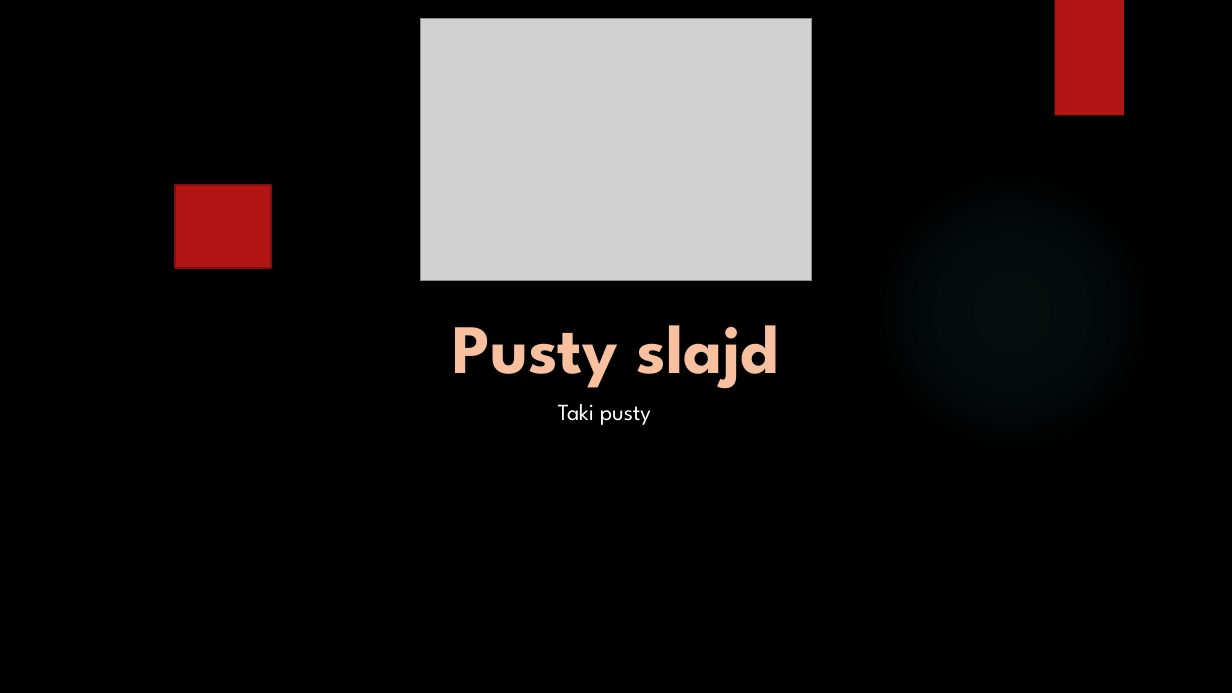
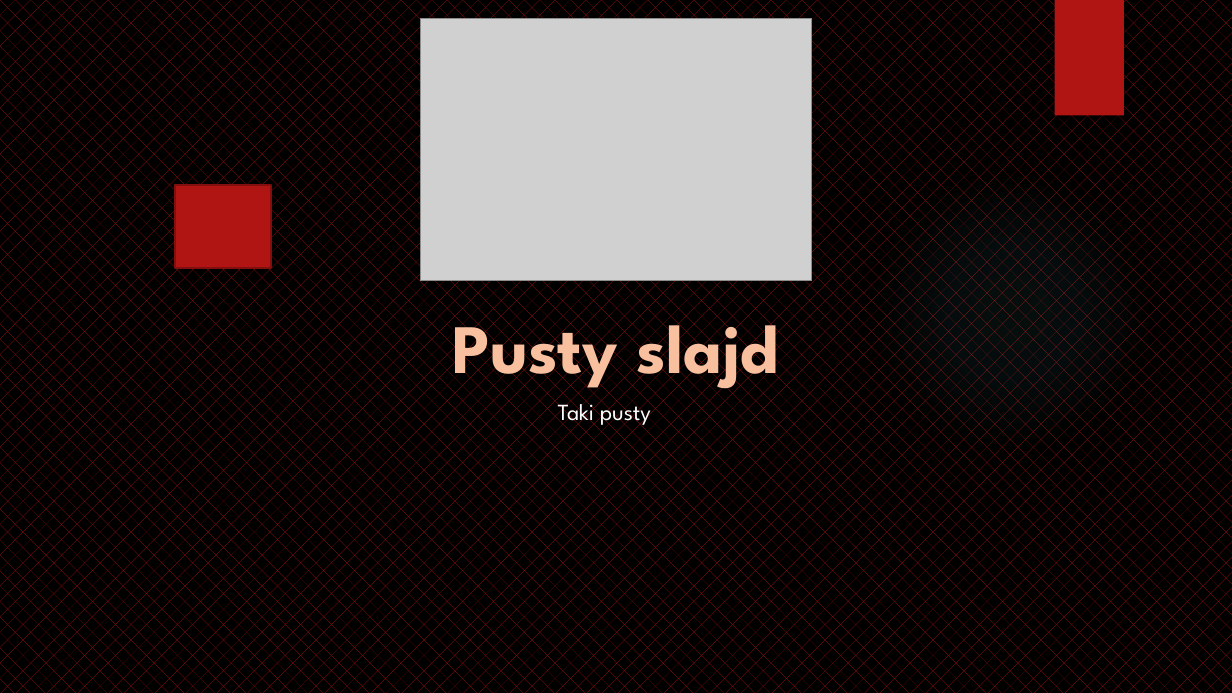
Before and after one commit to ACPLMaverick/MAVNET_Fast, a slide deck: slide 2 of DistributeImages/ImageArrayTest.pptx. Drawn at 1232x693 pixels with LibreOffice and Linux fonts; fonts in the diff are those of the drawing; grey boxes stand for pictures; background and template pictures are left out. Boxes give left, top, right and bottom in pixels: in the first picture for what was removed or moved away, otherwise in the second. Text is boxed around its words. In the diff, an @@ line names an element or a change of style, - is before the commit and + after.

```diff
--- a/DistributeImages/ImageArrayTest.pptx
+++ b/DistributeImages/ImageArrayTest.pptx
@@ background picture (left out) to pattern #B01513 on #000000 @@
```
Also in this commit, not shown: 1 slide removed, 1 other file.
